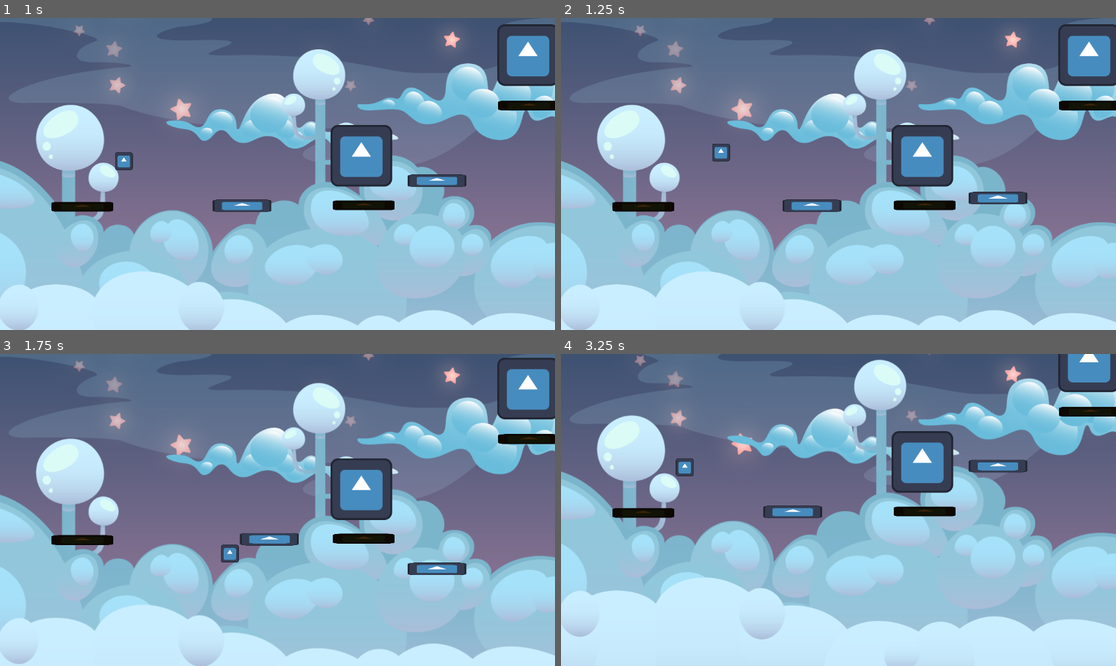
Above: before the commit, frames 1-4 (two rows, left to right).
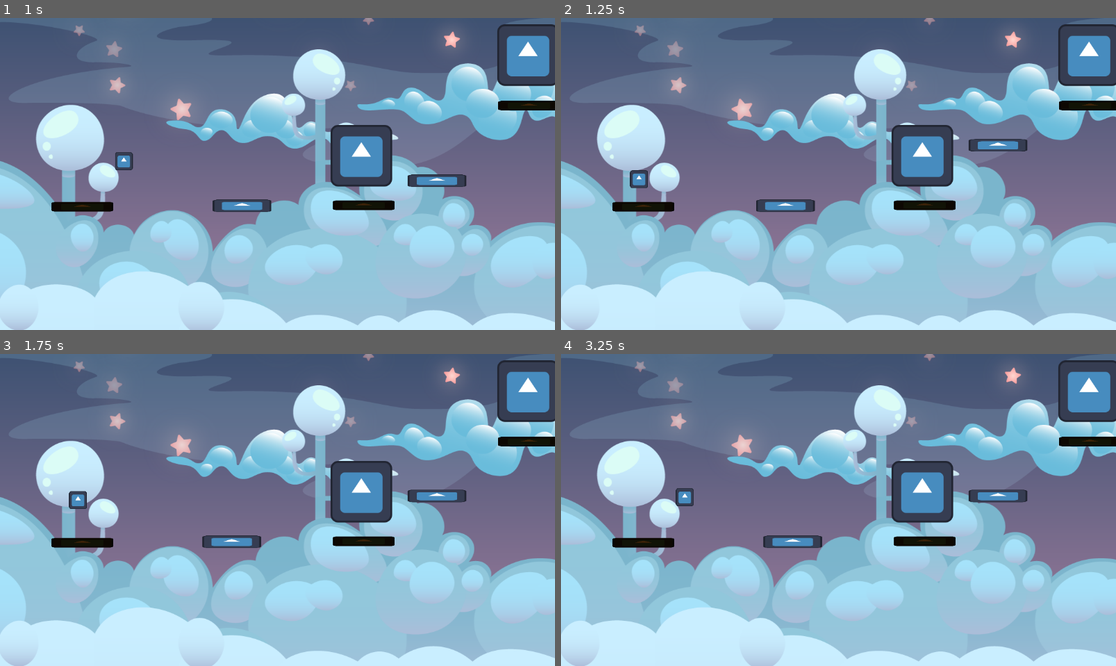
Above: after the commit, the same moments.

Repository: danigeri/Brackeys-Game-Jam
Game: Godot game, scene res://scenes/GameLoop/game_loop.tscn
The game is run twice, just before and just after one commit, with the same random seed, the same clock (stepped at 60 frames per second) and the same inputs. The engine's default icon, where the game draws it, is replaced by a stand-in: a white triangle on a blue panel in a dark square.
Inputs (mouse positions are in pixels of both pictures, inside the frame that each line leads up to):
- Up to frame 1 (1 s): move the mouse to (227, 205) at 0.52 s; hold Right (right) from 0.53 s (still down); tap P (player_run) at 0.6 s; click (227, 205) at 0.67 s; tap Up (up) at 0.77 s
- Up to frame 2 (1.25 s): keep holding Right (right)
- Up to frame 3 (1.75 s): keep holding Right (right); move the mouse to (438, 534) at 1.27 s; click (438, 534) at 1.35 s; tap Up (up) at 1.52 s; tap P (player_run) at 1.55 s
- Up to frame 4 (3.25 s): move the mouse to (894, 441) at 2.02 s; release Right (right) at 2.03 s; hold Left (left) 2.03-2.78 s; tap G (ghost_run) at 2.1 s; tap P (player_run) at 2.3, 2.85 s; move the mouse to (810, 572) at 2.77 s; hold Right (right) from 2.78 s (still down); click (810, 572) at 2.92 s; tap Up (up) at 3.02 s

Frame 1 is identical in both runs. In frame 2, 1.7% of the frame differs, in the area x 12-85%, y 38-63%; in frame 3, 7.5%; in frame 4, 43%, in the area x 0-100%, y 0-100%.
Error before the commit: Invalid access to property or key 'finsihed' on a base object of type 'AudioStreamPlayer'. (res://scenes/Player/player.gd:77)

Commit message:
SFXs are played on the SFX bus, crowd noises are only played on record run with 45sec timeout.

Diff:
--- a/Globals/SoundManager/sound_manager.gd
+++ b/Globals/SoundManager/sound_manager.gd
@@ -54,6 +54,7 @@
 	var new_player = AudioStreamPlayer.new()
 	add_child(new_player)
 
+	new_player.bus = "SFX"
 	new_player.stream = stream
 	new_player.play()
 
--- a/scenes/GameLoop/game_loop.gd
+++ b/scenes/GameLoop/game_loop.gd
@@ -147,4 +147,5 @@
 
 
 func _on_timer_timeout():
-	SoundManager.play_random_crowd_sound()
+	if GameEvents.ghost_mode:
+		SoundManager.play_random_crowd_sound()
--- a/scenes/GameLoop/game_loop.tscn
+++ b/scenes/GameLoop/game_loop.tscn
@@ -11,6 +11,7 @@
 
 [node name="GameLoop" type="Node2D" unique_id=1058436466]
 script = ExtResource("1_7f3si")
+crowd_reaction_timeout = 45.0
 
 [node name="UI" type="CanvasLayer" parent="." unique_id=1152001616]
 script = ExtResource("2_ksmgf")
--- a/scenes/Player/player.gd
+++ b/scenes/Player/player.gd
@@ -74,7 +74,7 @@
 
 	if Input.is_action_just_pressed("player_run"):
 		#print("PLAYER_RUN pressed")
-		await SoundManager.play_sound_by_id(SoundManager.Sound.CURTAIN).finsihed
+		await SoundManager.play_sound_by_id(SoundManager.Sound.CURTAIN).finished
 		GameEvents.set_ghost_mode(false)
 
 	calculate_movement(delta)
